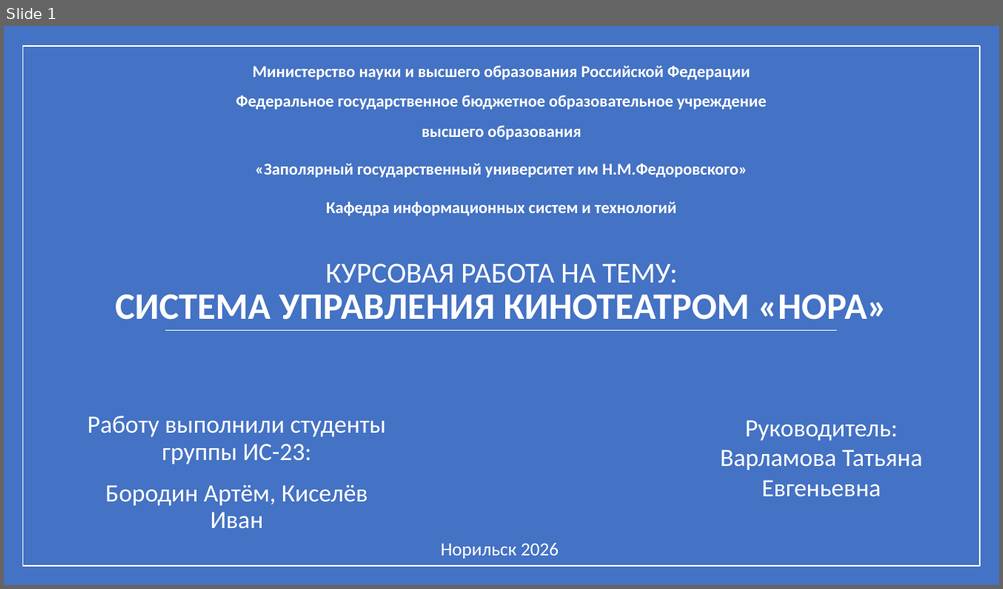
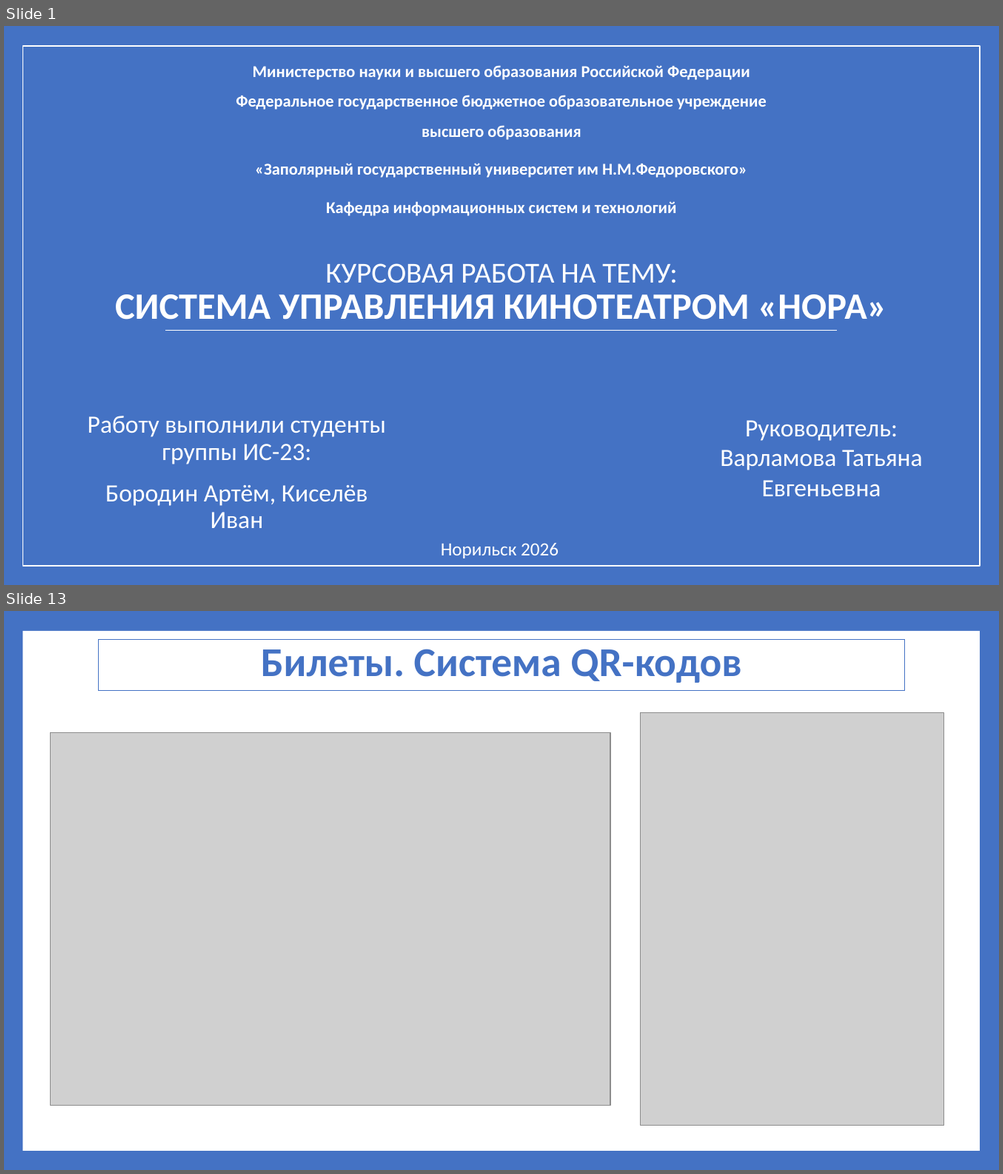
Before and after one commit to artem5438/my-first-repo2, a slide deck: docs/Пояснительные_материалы/Презентация_к_защите.pptx. Shown one above the other, each under a label of ours: slide 1 before the commit, slides 1 and 13 after it; the slides between them are not shown. The pictures are 1003x589 and 1003x1174 pixels, drawn with LibreOffice and Linux fonts; fonts in the diff are those of the drawing; grey boxes stand for pictures. Boxes give left, top, right and bottom in pixels: in the first picture for what was removed or moved away, otherwise in the second. Text is boxed around its words. In the diff, an @@ line names an element or a change of style, - is before the commit and + after.

```diff
--- a/docs/Пояснительные_материалы/Презентация_к_защите.pptx
+++ b/docs/Пояснительные_материалы/Презентация_к_защите.pptx
@@ slide 13 added at [4, 611, 999, 1170], background #4472C4 @@
@@ rectangle added at [22, 631, 979, 1151], fill #FFFFFF @@
@@ rectangle added at [99, 639, 905, 691], outline #4472C4 0.75 pt, 39.6 pt, text #4472C4, bold @@
+Билеты. Система QR-кодов
@@ picture added at [640, 712, 943, 1125] @@
@@ picture added at [51, 732, 611, 1105] @@
```
Also in this commit, not shown: 12 slides changed, 5 other slides added, 2 slides removed, 10 other files.
